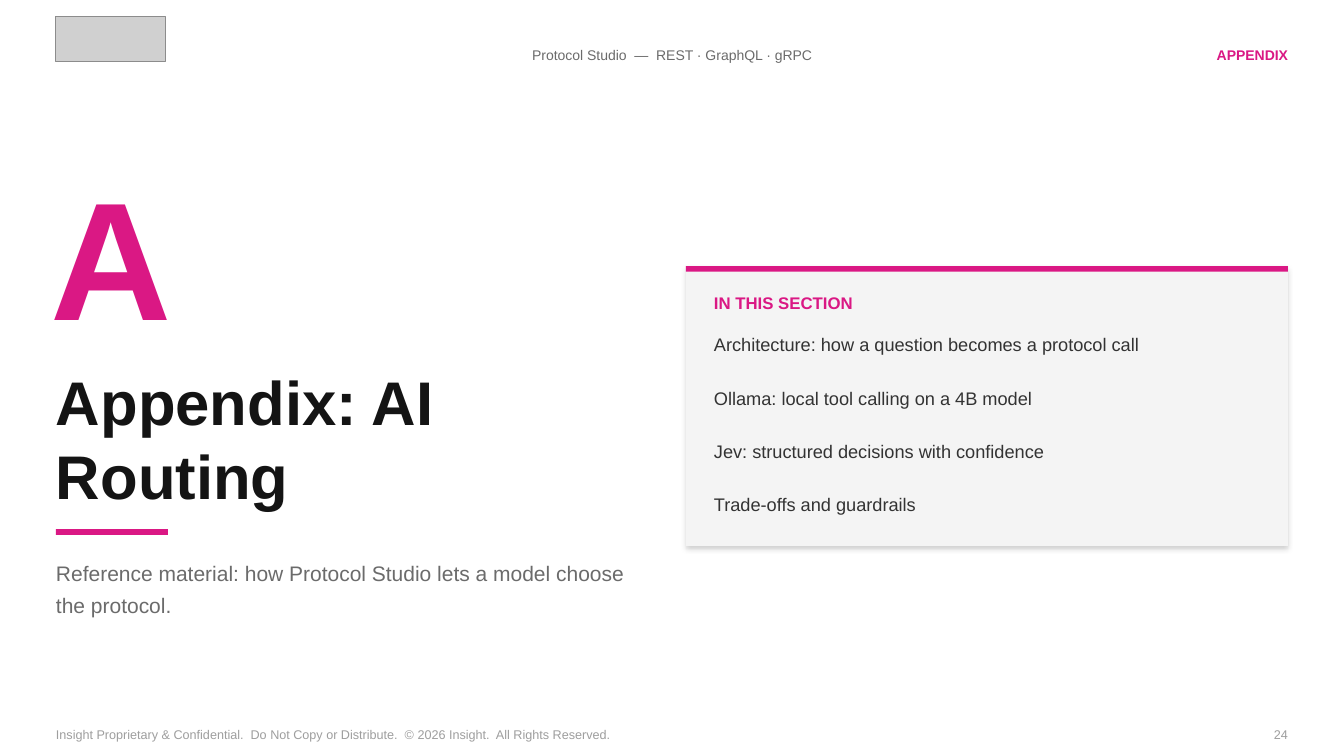
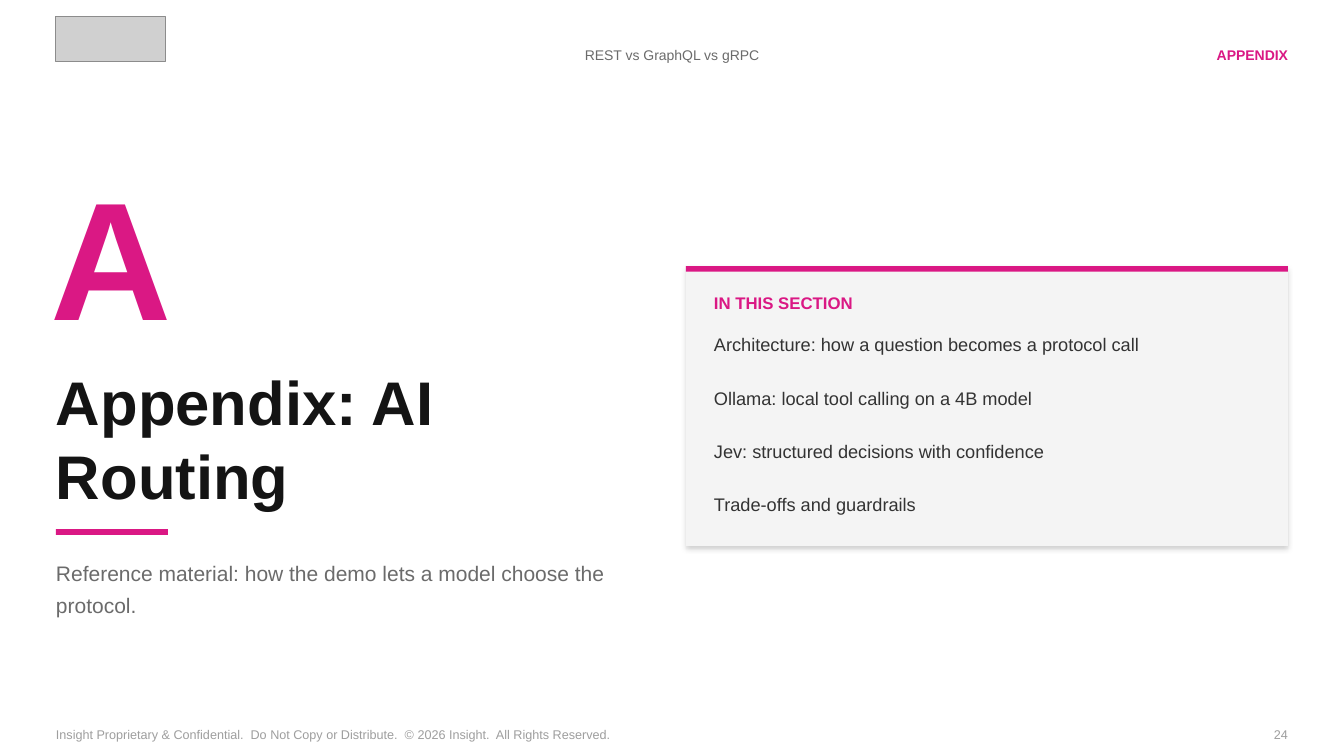
Before and after one commit to spietrek-insight/rest-graphql-grpc-ai-routing, a slide deck: slide 24 of presentation/rest-graphql-grpc-ai-routing-v6.pptx. Drawn at 1344x756 pixels with LibreOffice and Linux fonts; fonts in the diff are those of the drawing; grey boxes stand for pictures. Boxes give left, top, right and bottom in pixels: in the first picture for what was removed or moved away, otherwise in the second. Text is boxed around its words. In the diff, an @@ line names an element or a change of style, - is before the commit and + after.

```diff
--- a/presentation/rest-graphql-grpc-ai-routing-v6.pptx
+++ b/presentation/rest-graphql-grpc-ai-routing-v6.pptx
@@ text at bbox=[585, 50, 759, 63]: text changed @@
-Protocol Studio — REST · GraphQL · gRPC
+REST vs GraphQL vs gRPC
@@ text at bbox=[56, 566, 604, 617]: text changed @@
-Reference material: how Protocol Studio lets a model choose the protocol.
+Reference material: how the demo lets a model choose the protocol.
```
Also in this commit, not shown: 28 other slides changed, 1 other file.
